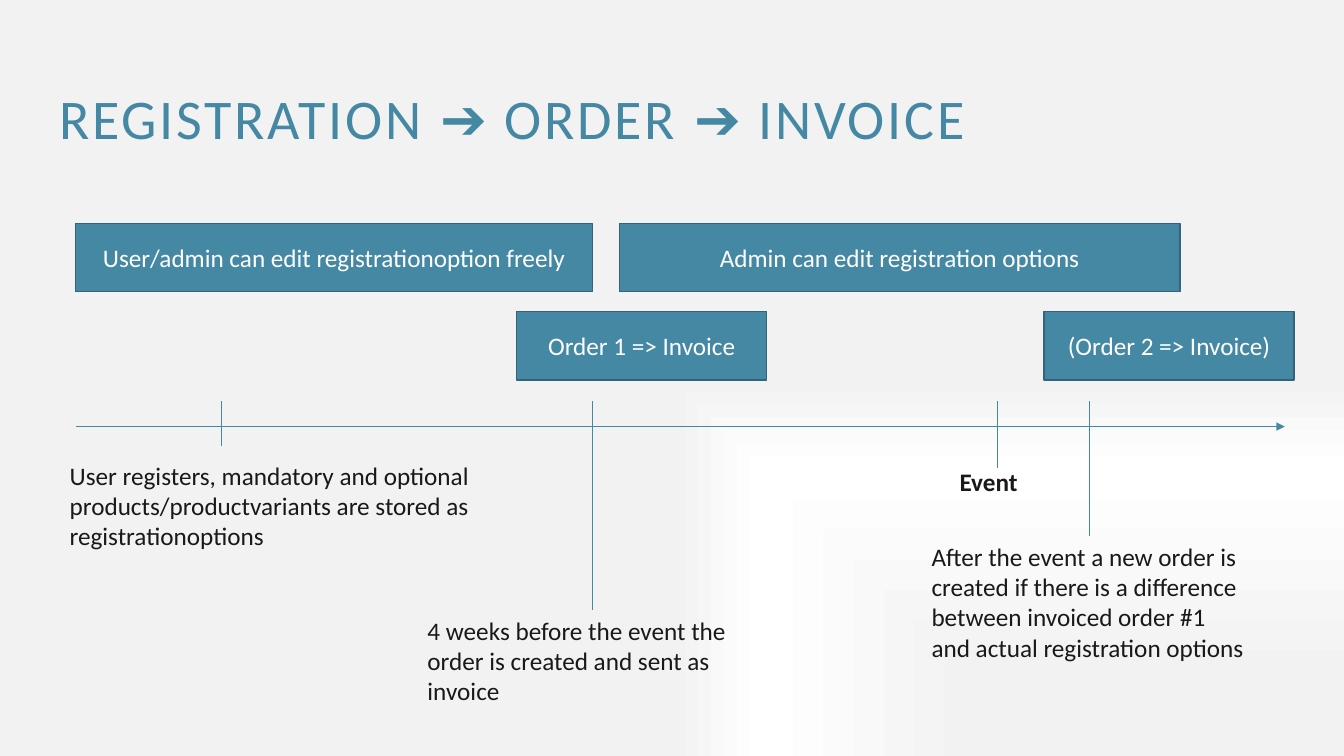
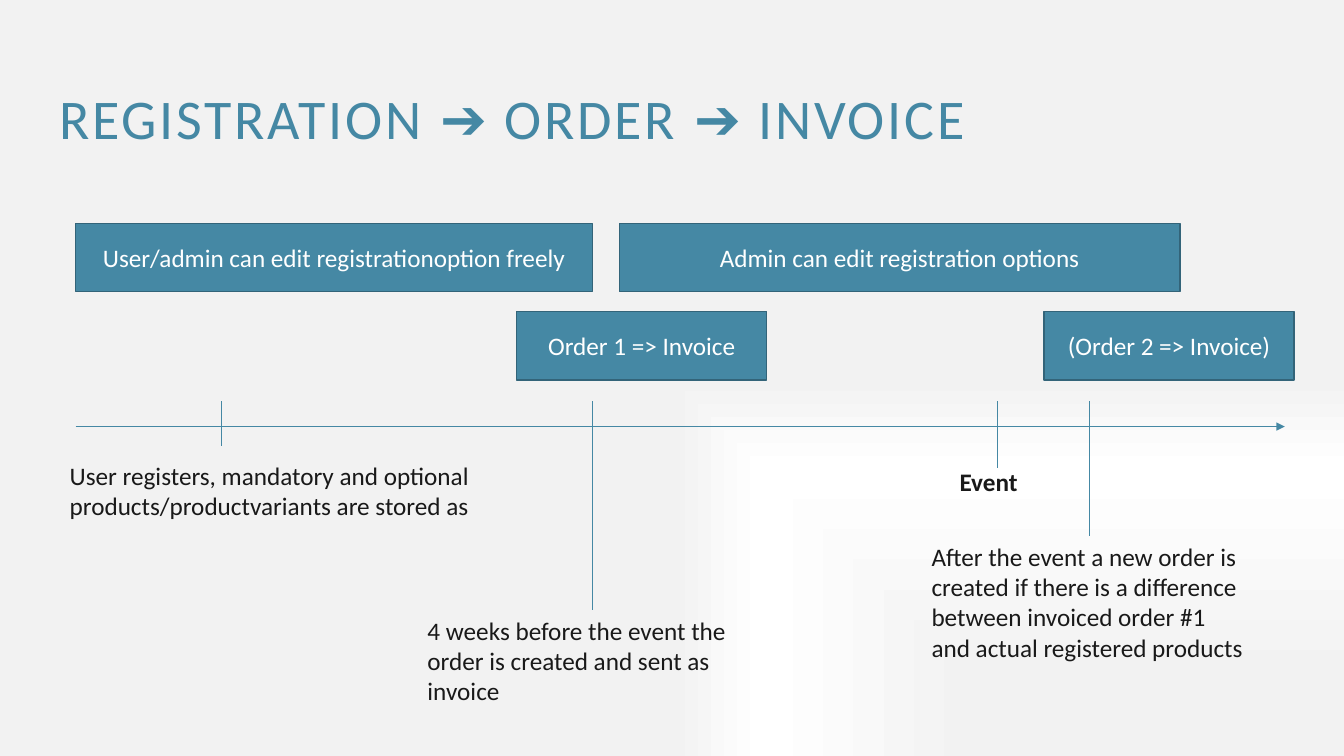
Before and after one commit to DaiHai027/Eventuras, a slide deck: slide 5 of docs/Specification/Specification.pptx (slide 3 before the commit). Drawn at 1344x756 pixels with LibreOffice and Linux fonts; fonts in the diff are those of the drawing. Boxes give left, top, right and bottom in pixels: in the first picture for what was removed or moved away, otherwise in the second. Text is boxed around its words. In the diff, an @@ line names an element or a change of style, - is before the commit and + after.

```diff
--- a/docs/Specification/Specification.pptx
+++ b/docs/Specification/Specification.pptx
@@ text at bbox=[70, 467, 469, 519]: text changed @@
-User registers, mandatory and optional
-products/productvariants are stored as
-registrationoptions
+User registers, mandatory and optional
+products/productvariants are stored as
@@ text at bbox=[932, 548, 1242, 662]: text changed @@
-After the event a new order is
-created if there is a difference
-between invoiced order #1
-and actual registration options
+After the event a new order is
+created if there is a difference
+between invoiced order #1
+and actual registered products
```
Also in this commit, not shown: 3 slides added, 1 slide removed.
